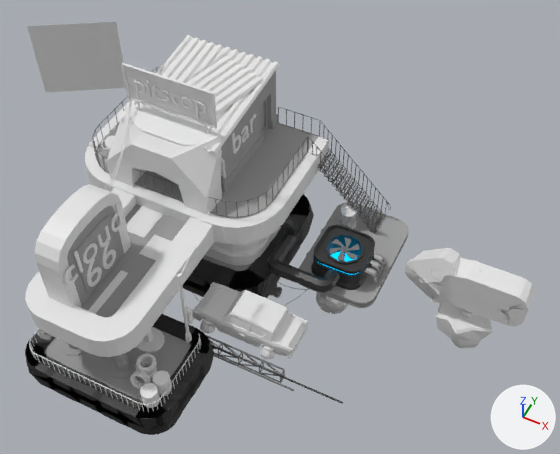
The Blender file PolygonRunway/CloudCafe/029_AddMaterialsMetallic.blend as it was, and as the next commit left it.
One viewpoint serves both versions: a 50 mm camera at (5.08, -8.9, 13.15) aimed at (-0.38, 2.02, -0.5). Arrows for +X, +Y and +Z are at lower right; the lights stay in place. Text is drawn in Blender's own font.

Names of what the first picture shows: 'ArrowPiping', 'AwningFrame', 'Body', 'Plane.001', 'Platforms', 'PlatformsMainUnderframe', 'PlatformsMainUnderframe.001', 'PumpsRailing', 'SignPiping', 'Text', 'Text.001', 'Text.002', 'Text.005', 'Tires', 'mainCabinRoof', 'mainCabinRoofPiping', 'outerRoof.001', 'topCabinRoofMain', 'topCabinRoofSecondary'.
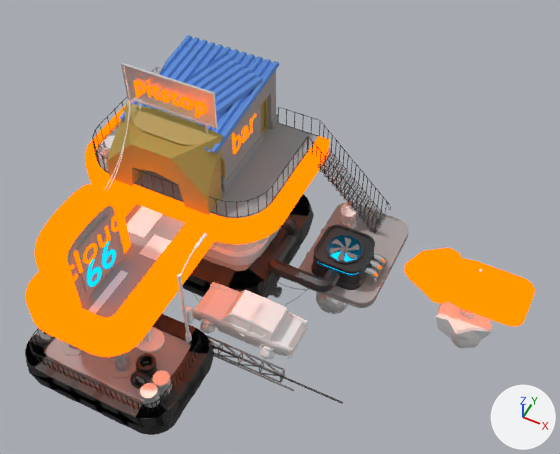
Commit message: Add Neon Materials

Pixel boxes [x1, y1, x2, y2] of what changed, in the pictures (560 x 454 px):
'outerRoof.001', recoloured
    both: [25, 188, 215, 357]
'AwningFrame', recoloured
    both: [106, 103, 223, 215]
'ArrowPiping', recoloured
    both: [404, 248, 535, 326]
'mainCabinRoofPiping', recoloured
    both: [85, 100, 329, 244]
'Plane.001', deleted
    before: [27, 22, 125, 93]
'SignPiping', recoloured
    both: [34, 184, 131, 307]
'topCabinRoofMain', recoloured (white to blue)
    both: [119, 35, 280, 154]
'topCabinRoofSecondary', recoloured (white to blue)
    both: [183, 54, 263, 115]
'Tires', recoloured
    both: [130, 353, 157, 389]
'PumpsRailing', recoloured
    both: [29, 328, 201, 412]

Edits to the bpy script that builds the scene:
```text
Add mat_neonstrips:
    mat_neonstrips = emission_material('NeonStrips')
    mat_neonstrips.base_color = (0.264, 0.032, 0.0)  # brown #8c3200
    mat_neonstrips.strength = 10.0
Add mat_metalblue:
    mat_metalblue = principled_material('metalBlue')
    mat_metalblue.base_color = (0.161, 0.349, 0.8)  # blue #709fe7
    mat_metalblue.metallic = 1.0
Add mat_wood:
    mat_wood = principled_material('wood')
    mat_wood.base_color = (0.425, 0.303, 0.0608)  # yellow #ae9646
Change me_cube_008:
    where me_cube_008.from_pydata(...)  # 32 vertices, 0 faces, 30 loose edges; spans x -1.17..2.95, y -0.82..2.21, z 1.59..1.85
    add me_cube_008.materials.append(mat_neonstrips)  # brown #8c3200
Change me_cube_009:
    where me_cube_009.from_pydata(...)  # 32 vertices, 0 faces, 30 loose edges; spans x 0.11..1.92, y -4.1..-0.59, z 1.29..1.5
    add me_cube_009.materials.append(mat_neonstrips)  # brown #8c3200
Change me_cube_010:
    where me_cube_010.from_pydata(...)  # 32 vertices, 0 faces, 30 loose edges; spans x 0.71..0.97, y -3.68..-2.2, z 1.57..3.13
    add me_cube_010.materials.append(mat_neonstrips)  # brown #8c3200
Change me_plane_007:
    where me_plane_007.from_pydata(...)  # 6 vertices, 0 faces, 6 loose edges; spans x -0.84..0.8, y -1.55..-1.13, z -0.01..0.97
    add me_plane_007.materials.append(mat_wood)  # yellow #ae9646
Change me_plane_009:
    where me_plane_009.from_pydata(...)  # 120 vertices, 59 faces; spans x -1.18..1.08, y -1.42..1.31, z 0.0..0.06
    add me_plane_009.materials.append(mat_metalblue)  # blue #709fe7
Change me_plane_010:
    where me_plane_010.from_pydata(...)  # 64 vertices, 31 faces; spans x -0.52..1.02, y -0.63..1.04, z 0.02..0.09
    add me_plane_010.materials.append(mat_metalblue)  # blue #709fe7
Change me_cube_014:
    where me_cube_014.from_pydata(...)  # 118 vertices, 58 faces; spans x -0.22..2.76, y -4.43..-2.63, z 0.1..0.45
    add me_cube_014.materials.append(mat_darkdarkermetalic)  # dark grey #515151
Change me_plane_013:
    where me_plane_013.from_pydata(...)  # 22 vertices, 0 faces, 22 loose edges; spans x -0.6..1.34, y -0.65..0.04, z -0.35..-0.34
    add me_plane_013.materials.append(mat_neonstrips)  # brown #8c3200
Change me_cylinder_026:
    where me_cylinder_026.from_pydata(...)  # 1024 vertices, 1024 faces; spans x -0.525..0.453, y -0.91..0.407, z -0.002..0.926
    add me_cylinder_026.materials.append(mat_darkdarkermetalic)  # dark grey #515151
Change txt_text:
    add txt_text.materials.append(mat_neon)  # cyan #00729b
Change txt_text_001:
    add txt_text_001.materials.append(mat_neonstrips)  # brown #8c3200
Change txt_text_002:
    add txt_text_002.materials.append(mat_neonstrips)  # brown #8c3200
Change txt_text_005:
    add txt_text_005.materials.append(mat_neonstrips)  # brown #8c3200
Remove ob_plane_001:
    ob_plane_001 = bpy.data.objects.new('Plane.001', me_plane_028)
    ob_plane_001.location = (-11.04, 5.88, -1.26)
    ob_plane_001.rotation_euler = (-1.883, 1.571, 0.0)  # degrees (-108, 90, 0)
```
